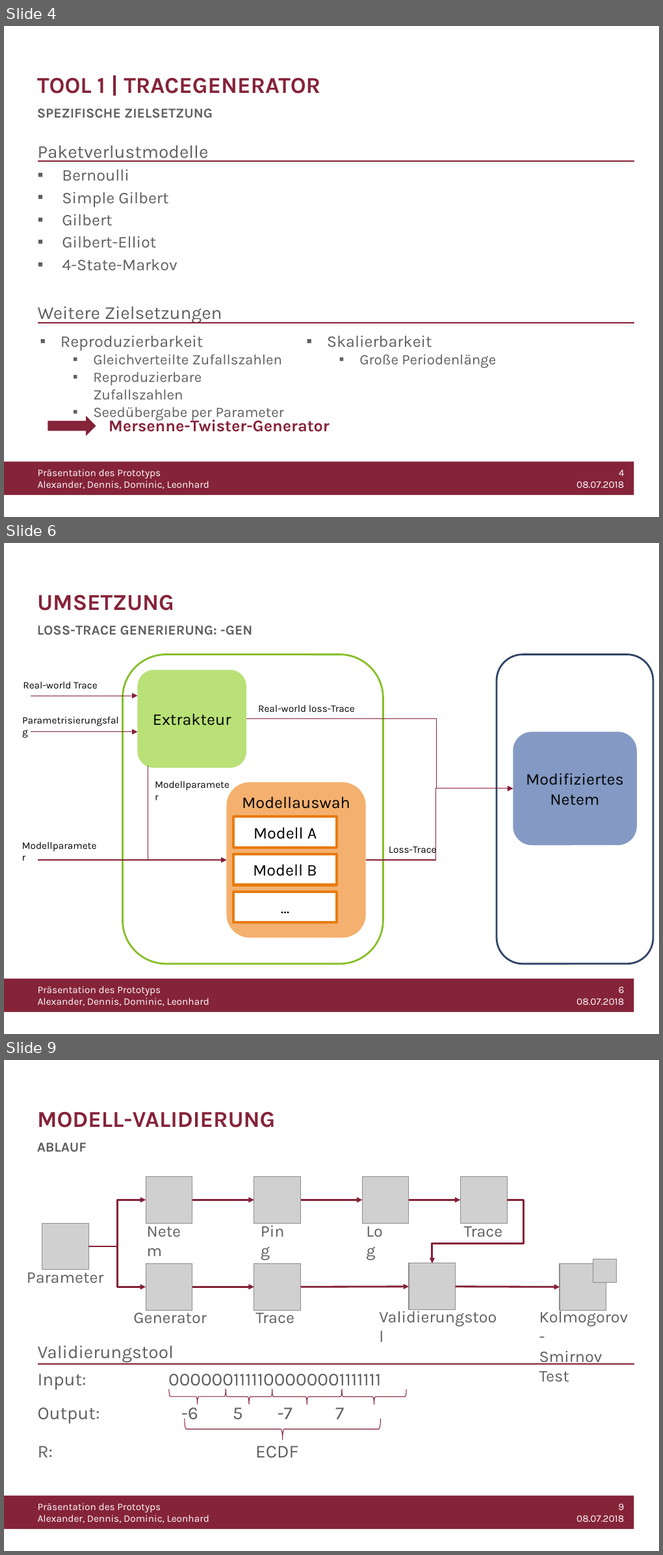
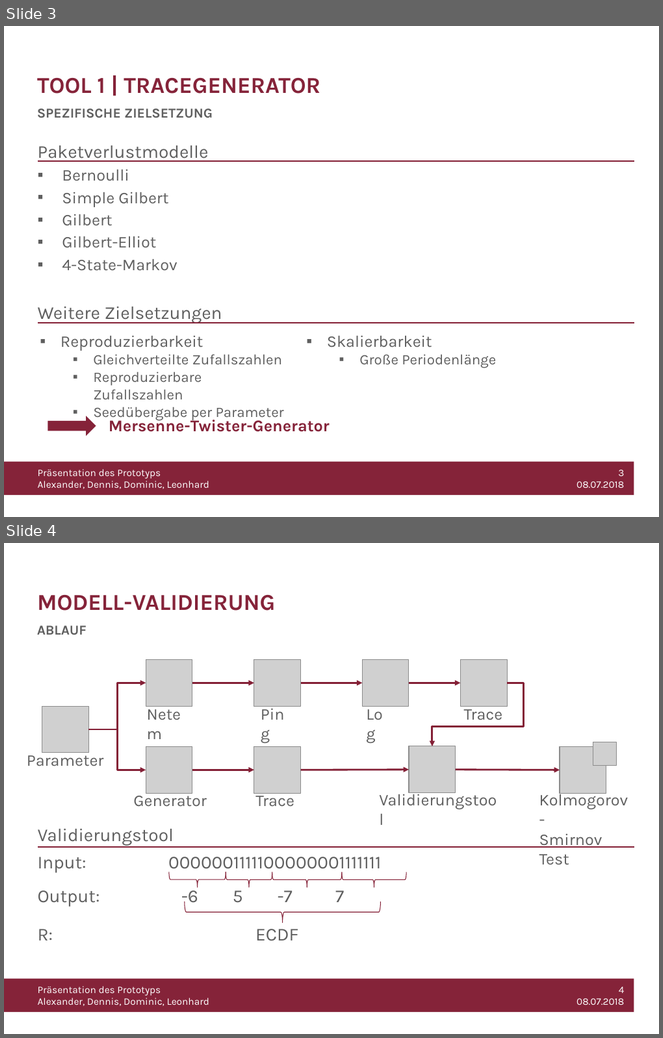
Before and after one commit to WiLEProjekt/Prototyp, a slide deck: Prototyp_Präsentation.pptx. Shown one above the other, each under a label of ours: slides 4, 6 and 9 before the commit, slides 3 and 4 after it; the slides between them are not shown. The pictures are 663x1555 and 663x1038 pixels, drawn with LibreOffice and Linux fonts; fonts in the diff are those of the drawing; grey boxes stand for pictures; background and template pictures are left out. Boxes give left, top, right and bottom in pixels: in the first picture for what was removed or moved away, otherwise in the second. Text is boxed around its words. In the diff, an @@ line names an element or a change of style, - is before the commit and + after.

```diff
--- a/Prototyp_Präsentation.pptx
+++ b/Prototyp_Präsentation.pptx
@@ slide 6 removed at (x1=4, y1=543, x2=659, y2=1034), background #FFFFFF; not listed: 3 template elements that a slide beside it also shows @@
@@ title removed at (x1=37, y1=595, x2=174, y2=611) @@
-UMSETZUNG
@@ text removed at (x1=37, y1=626, x2=252, y2=635) @@
-LOSS-TRACE GENERIERUNG: -GEN
@@ rounded rectangle removed at (x1=122, y1=654, x2=384, y2=964) @@
@@ rounded rectangle removed at (x1=497, y1=654, x2=653, y2=964) @@
@@ rounded rectangle removed at (x1=138, y1=670, x2=246, y2=769) @@
-Extrakteur
@@ text removed at (x1=23, y1=681, x2=98, y2=689) @@
-Real-world Trace
@@ arrow removed from (31, 696) to (138, 696) @@
@@ text removed at (x1=16, y1=711, x2=128, y2=730) @@
-Parametrisierungsfalg
@@ text removed at (x1=258, y1=705, x2=355, y2=712) @@
-Real-world loss-Trace
@@ arrow removed from (31, 731) to (138, 731) @@
@@ elbow arrow removed from (246, 719) to (513, 789) @@
@@ rounded rectangle removed at (x1=513, y1=731, x2=637, y2=845) @@
-Modifiziertes Netem
@@ elbow arrow removed from (148, 767) to (227, 860) @@
@@ text removed at (x1=148, y1=775, x2=239, y2=794) @@
-Modellparameter
@@ rounded rectangle removed at (x1=227, y1=783, x2=366, y2=938) @@
-Modellauswahl
@@ elbow arrow removed from (365, 860) to (513, 789) @@
@@ rectangle removed at (x1=233, y1=817, x2=336, y2=848) @@
-Modell A
@@ text removed at (x1=16, y1=836, x2=106, y2=855) @@
-Modellparameter
@@ rectangle removed at (x1=233, y1=854, x2=336, y2=885) @@
-Modell B
@@ text removed at (x1=389, y1=845, x2=437, y2=856) @@
-Loss-Trace
@@ arrow removed from (37, 860) to (227, 860) @@
@@ rectangle removed at (x1=233, y1=891, x2=336, y2=923) @@
-...
@@ what was slide 4 is now slide 3 @@
@@ text at (x1=577, y1=470, x2=624, y2=488): text changed @@
-4
-08.07.2018
+3
+08.07.2018
@@ what was slide 9 is now slide 4 @@
@@ text at (x1=577, y1=987, x2=625, y2=1005): text changed @@
-9
-08.07.2018
+4
+08.07.2018
```
Also in this commit, not shown: 4 slides changed, 8 slides added, 7 other slides removed, 1 other file.
